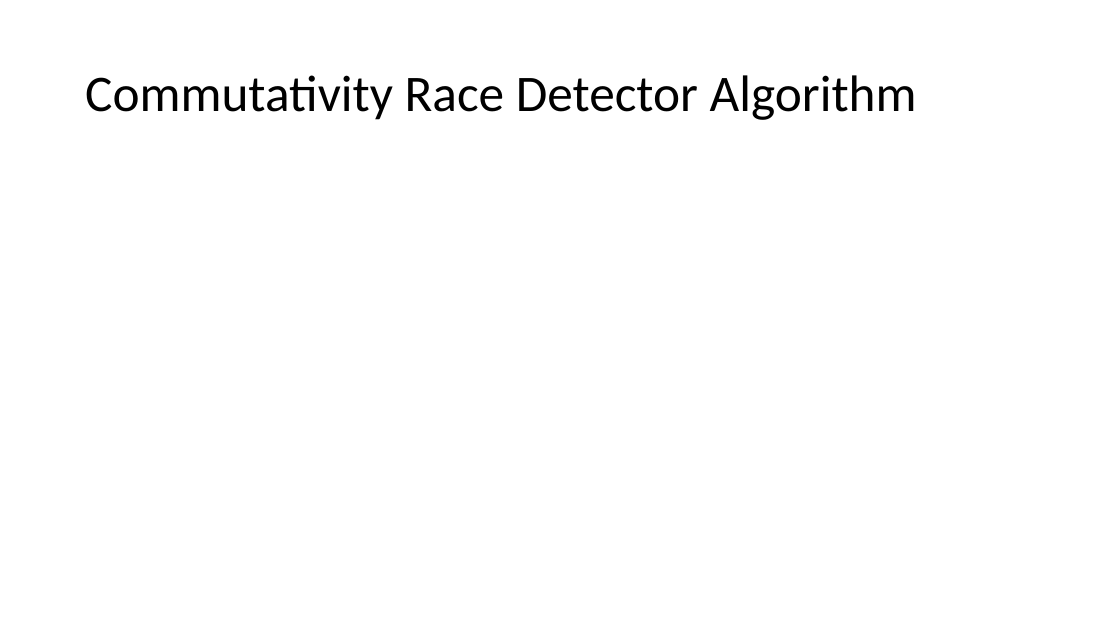
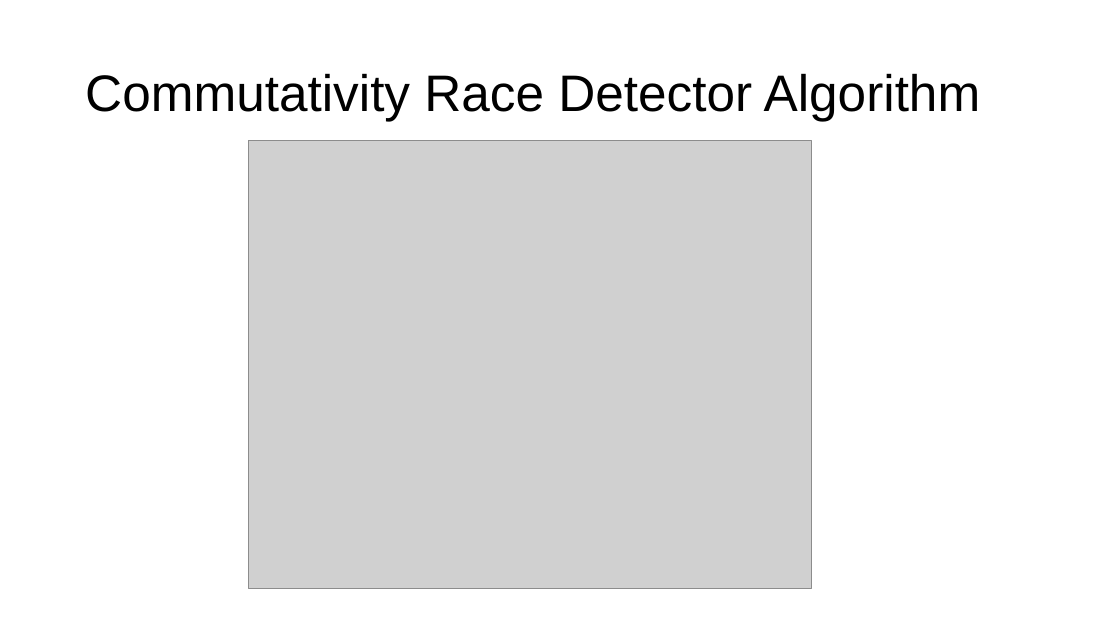
Before and after one commit to xiaohe27/Tasks, a slide deck: slide 16 of Slides/qual-presentation.ppt. Drawn at 1120x630 pixels with LibreOffice and Linux fonts; fonts in the diff are those of the drawing; grey boxes stand for pictures. Boxes give left, top, right and bottom in pixels: in the first picture for what was removed or moved away, otherwise in the second. Text is boxed around its words. In the diff, an @@ line names an element or a change of style, - is before the commit and + after.

```diff
--- a/Slides/qual-presentation.ppt
+++ b/Slides/qual-presentation.ppt
@@ title "Commutativity Race Detector Algorithm" at (85, 73, 981, 121): font Calibri to Arial @@
@@ picture added at (249, 140, 811, 588) @@
```
Also in this commit, not shown: 14 other slides changed, 4 slides added, 3 slides removed, 2 other files.
